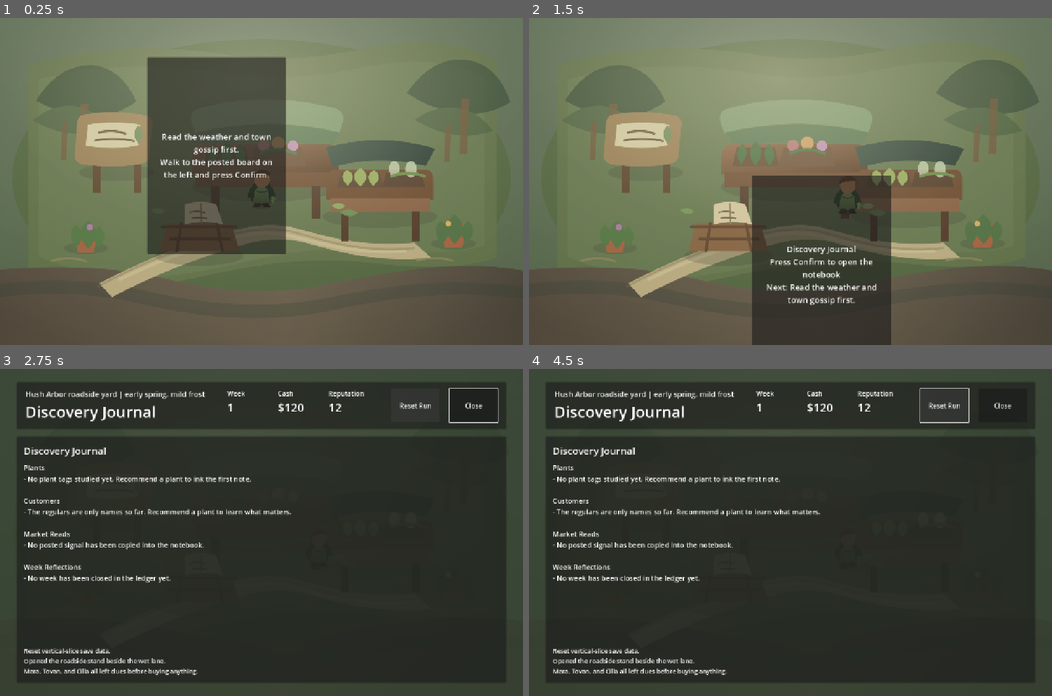
Above: before the commit, frames 1-4 (two rows, left to right).
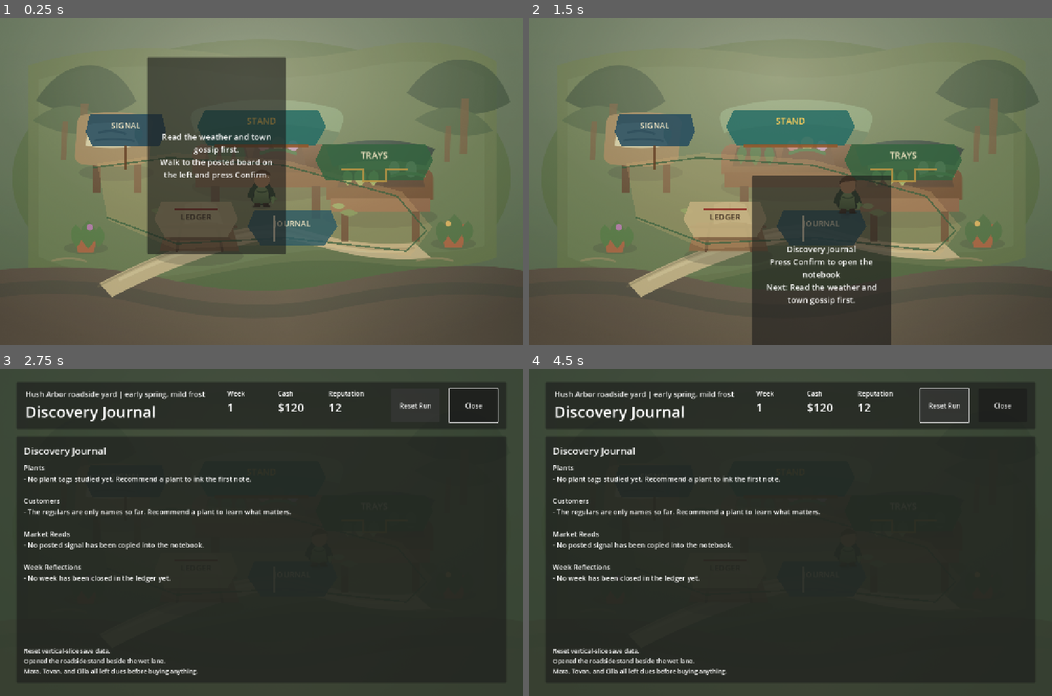
Above: after the commit, the same moments.

Repository: ethan-adams/garden-nursery
Game: Godot game, scene res://scenes/main/main.tscn
Same seed, same stepped clock (60 frames per second), same inputs: the game is played once before the commit and once after it.
Inputs:
- Up to frame 1 (0.25 s): no input
- Up to frame 2 (1.5 s): tap Enter (ui_accept) at 0.5, 0.77 s; hold Right (ui_right) 0.53-1.28 s; hold Down (ui_down) from 1.28 s (still down)
- Up to frame 3 (2.75 s): tap Enter (ui_accept) at 1.52 s; release Down (ui_down) at 2 s; click "Reset Run" at 2 s
- Up to frame 4 (4.5 s): hold Right (ui_right) 2.78-3.53 s; hold Up (ui_up) 3.53-4.28 s; hold Left (ui_left) from 4.28 s (still down)

The runs differ from the first frame. In frame 1, 9.7% of the frame differs, in the area x 16-83%, y 28-72%; in frame 2, 9.7%; in frame 3, less than 0.1%; in frame 4, less than 0.1%.

Commit message:
feat: add Hush Arbor station markers

Diff:
--- a/godot/scenes/nursery/nursery_yard.tscn
+++ b/godot/scenes/nursery/nursery_yard.tscn
@@ -28,6 +28,134 @@
 position = Vector2(640, 400)
 script = ExtResource("2_texture_loader")
 image_path = "res://assets/art/hush-arbor-yard.png"
+
+[node name="StationReadabilityMarkers" type="Node2D" parent="."]
+
+[node name="PathEdgeAccents" type="Node2D" parent="StationReadabilityMarkers"]
+
+[node name="MainPathWash" type="Polygon2D" parent="StationReadabilityMarkers/PathEdgeAccents"]
+color = Color(0.835294, 0.686275, 0.458824, 0.24)
+polygon = PackedVector2Array(238, 356, 428, 330, 695, 347, 984, 425, 1058, 512, 1005, 582, 703, 552, 431, 566, 264, 494)
+
+[node name="LeftBedEdge" type="Line2D" parent="StationReadabilityMarkers/PathEdgeAccents"]
+points = PackedVector2Array(229, 366, 415, 342, 693, 360, 972, 436, 1040, 516)
+width = 4.0
+default_color = Color(0.231373, 0.380392, 0.247059, 0.72)
+
+[node name="RightBedEdge" type="Line2D" parent="StationReadabilityMarkers/PathEdgeAccents"]
+points = PackedVector2Array(260, 487, 432, 552, 702, 538, 994, 570, 1044, 520)
+width = 4.0
+default_color = Color(0.231373, 0.380392, 0.247059, 0.72)
+
+[node name="SignalMarker" type="Node2D" parent="StationReadabilityMarkers"]
+position = Vector2(308, 322)
+
+[node name="SignalPlaque" type="Polygon2D" parent="StationReadabilityMarkers/SignalMarker"]
+color = Color(0.145098, 0.298039, 0.372549, 0.86)
+polygon = PackedVector2Array(-88, -86, 88, -86, 98, -44, 82, -8, -82, -8, -98, -44)
+
+[node name="SignalPin" type="Line2D" parent="StationReadabilityMarkers/SignalMarker"]
+points = PackedVector2Array(0, -10, 0, 48)
+width = 5.0
+default_color = Color(0.388235, 0.247059, 0.141176, 0.8)
+
+[node name="SignalLabel" type="Label" parent="StationReadabilityMarkers/SignalMarker"]
+offset_left = -62.0
+offset_top = -74.0
+offset_right = 62.0
+offset_bottom = -38.0
+theme_override_colors/font_color = Color(0.952941, 0.901961, 0.764706, 1)
+theme_override_font_sizes/font_size = 20
+text = "SIGNAL"
+horizontal_alignment = 1
+
+[node name="PlantStandMarker" type="Node2D" parent="StationReadabilityMarkers"]
+position = Vector2(640, 300)
+
+[node name="PlantStandPlaque" type="Polygon2D" parent="StationReadabilityMarkers/PlantStandMarker"]
+color = Color(0.145098, 0.419608, 0.392157, 0.84)
+polygon = PackedVector2Array(-138, -76, 138, -76, 158, -34, 132, 12, -132, 12, -158, -34)
+
+[node name="PlantStandTable" type="Line2D" parent="StationReadabilityMarkers/PlantStandMarker"]
+points = PackedVector2Array(-116, 14, 116, 14)
+width = 8.0
+default_color = Color(0.564706, 0.341176, 0.168627, 0.86)
+
+[node name="PlantStandLabel" type="Label" parent="StationReadabilityMarkers/PlantStandMarker"]
+offset_left = -58.0
+offset_top = -64.0
+offset_right = 58.0
+offset_bottom = -28.0
+theme_override_colors/font_color = Color(0.976471, 0.8, 0.356863, 1)
+theme_override_font_sizes/font_size = 22
+text = "STAND"
+horizontal_alignment = 1
+
+[node name="PropagationMarker" type="Node2D" parent="StationReadabilityMarkers"]
+position = Vector2(916, 380)
+
+[node name="PropagationPlaque" type="Polygon2D" parent="StationReadabilityMarkers/PropagationMarker"]
+color = Color(0.207843, 0.392157, 0.25098, 0.84)
+polygon = PackedVector2Array(-126, -72, 126, -72, 144, -32, 120, 16, -120, 16, -144, -32)
+
+[node name="TraySlots" type="Line2D" parent="StationReadabilityMarkers/PropagationMarker"]
+points = PackedVector2Array(-82, -10, -28, -10, -28, 18, 28, 18, 28, -10, 82, -10)
+width = 6.0
+default_color = Color(0.705882, 0.572549, 0.266667, 0.9)
+
+[node name="PropagationLabel" type="Label" parent="StationReadabilityMarkers/PropagationMarker"]
+offset_left = -58.0
+offset_top = -60.0
+offset_right = 58.0
+offset_bottom = -24.0
+theme_override_colors/font_color = Color(0.952941, 0.901961, 0.764706, 1)
+theme_override_font_sizes/font_size = 22
+text = "TRAYS"
+horizontal_alignment = 1
+
+[node name="LedgerMarker" type="Node2D" parent="StationReadabilityMarkers"]
+position = Vector2(480, 520)
+
+[node name="LedgerPlaque" type="Polygon2D" parent="StationReadabilityMarkers/LedgerMarker"]
+color = Color(0.760784, 0.682353, 0.494118, 0.88)
+polygon = PackedVector2Array(-86, -70, 86, -70, 102, -28, 76, 18, -76, 18, -102, -28)
+
+[node name="LedgerRibbon" type="Line2D" parent="StationReadabilityMarkers/LedgerMarker"]
+points = PackedVector2Array(-52, -52, 52, -52)
+width = 5.0
+default_color = Color(0.552941, 0.164706, 0.141176, 0.86)
+
+[node name="LedgerLabel" type="Label" parent="StationReadabilityMarkers/LedgerMarker"]
+offset_left = -62.0
+offset_top = -48.0
+offset_right = 62.0
+offset_bottom = -12.0
+theme_override_colors/font_color = Color(0.219608, 0.156863, 0.109804, 1)
+theme_override_font_sizes/font_size = 20
+text = "LEDGER"
+horizontal_alignment = 1
+
+[node name="JournalMarker" type="Node2D" parent="StationReadabilityMarkers"]
+position = Vector2(716, 534)
+
+[node name="JournalPlaque" type="Polygon2D" parent="StationReadabilityMarkers/JournalMarker"]
+color = Color(0.188235, 0.360784, 0.396078, 0.84)
+polygon = PackedVector2Array(-94, -64, 94, -64, 110, -24, 78, 22, -78, 22, -110, -24)
+
+[node name="JournalSpine" type="Line2D" parent="StationReadabilityMarkers/JournalMarker"]
+points = PackedVector2Array(-46, -50, -46, 14)
+width = 5.0
+default_color = Color(0.952941, 0.901961, 0.764706, 0.9)
+
+[node name="JournalLabel" type="Label" parent="StationReadabilityMarkers/JournalMarker"]
+offset_left = -68.0
+offset_top = -46.0
+offset_right = 68.0
+offset_bottom = -10.0
+theme_override_colors/font_color = Color(0.952941, 0.901961, 0.764706, 1)
+theme_override_font_sizes/font_size = 20
+text = "JOURNAL"
+horizontal_alignment = 1
 
 [node name="SignalBoardStation" type="Area2D" parent="."]
 position = Vector2(308, 322)
Not shown, changed: docs/issue-backlog.md
Not shown, changed: docs/roadmap.md
Not shown, changed: docs/session-handoff.md
Not shown, added: docs/visual-references/hush-arbor-station-readability-brief.md
Not shown, changed: scripts/agent-check.mjs
